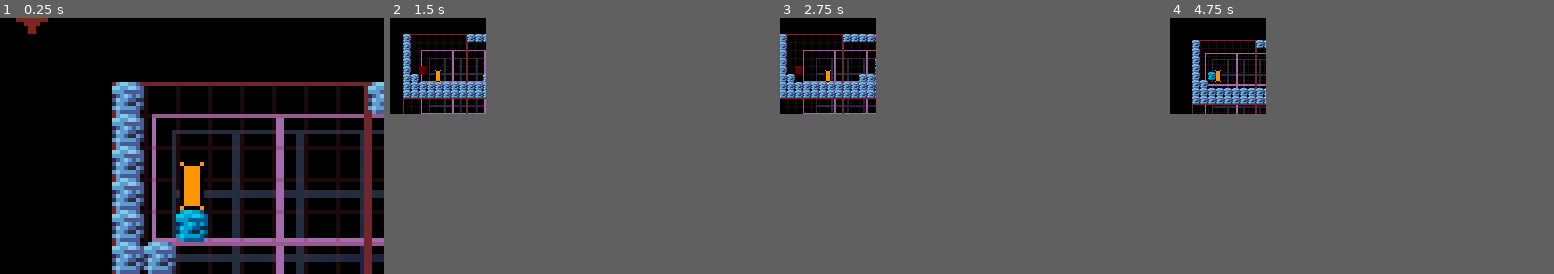
Above: before the commit, frames 1-4 (left to right).
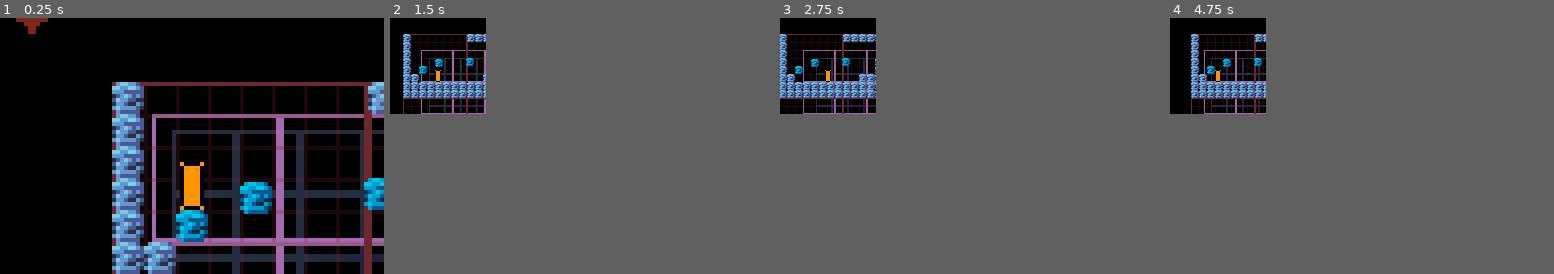
Above: after the commit, the same moments.

Repository: lynnpepin/demake86
Game: Godot game, scene res://StarterProject.tscn
Two runs of this game, one before a commit and one after it. Both use one fixed random seed, a clock stepped at 60 frames per second and the inputs below.
Inputs (mouse positions are in pixels of both pictures, inside the frame that each line leads up to):
- Up to frame 1 (0.25 s): no input
- Up to frame 2 (1.5 s): move the mouse to (666, 133) at 0.52 s; hold D (pad_right) 0.53-1.28 s; click (666, 133) at 0.6 s; move the mouse to (505, 158) at 1.27 s; hold S (pad_down) from 1.28 s (still down); right-click (505, 158) at 1.35 s
- Up to frame 3 (2.75 s): tap Enter at 2 s; move the mouse to (1010, 89) at 2.02 s; release S (pad_down) at 2.03 s; hold D (pad_right) from 2.03 s (still down); tap Middle mouse button (mb3) at 2.1 s
- Up to frame 4 (4.75 s): move the mouse to (1342, 197) at 2.77 s; release D (pad_right) at 2.78 s; hold W (pad_up) 2.78-3.53 s; tap Mouse wheel down (mw_down) at 2.85 s; click (1342, 197) at 2.92 s; tap Escape (pad_start) at 3.5 s; move the mouse to (1477, 184) at 3.52 s; hold A (pad_left) from 3.53 s (still down); tap Mouse wheel up (mw_up) at 3.6 s; move the mouse to (1246, 107) at 4.27 s; tap Space (pad_a) at 4.35 s

The runs differ from the first frame. In frame 1, 1.6% of the frame differs, in the area x 62-100%, y 62-77%; in frame 2, 0.2%; in frame 3, 0.2%; in frame 4, 4.2%, in the area x 5-25%, y 6-38%.

Commit message:
CrumbleFloor finished pog

Diff:
--- a/d86/CrumbleFloor.gd
+++ b/d86/CrumbleFloor.gd
@@ -9,7 +9,7 @@
 var respawn_timer = 0
 
 var crumbled = false
-var TIME_UNTIL_CRUMBLE = 0.25
+var TIME_UNTIL_CRUMBLE = 1.0 / 30.0
 var TIME_UNTIL_RESPAWN = 1.00
 
 
@@ -35,6 +35,7 @@
 			crumble_timer = TIME_UNTIL_CRUMBLE
 			respawn_timer = TIME_UNTIL_RESPAWN
 
+		# $Area2D is the area that detects the player on top
 		if len($Area2D.get_overlapping_bodies()) > 1:
 			crumble_timer -= delta
 		else:
@@ -42,7 +43,8 @@
 
 	else: # crumbled
 		if respawn_timer < 0:
-			if len($body_area.get_overlapping_bodies()) == 1:
+			# $body_area is the area that detects the player inside
+			if len($body_area.get_overlapping_bodies()) < 1:
 				crumbled = false
 				crumble_timer = TIME_UNTIL_CRUMBLE
 				respawn_timer = TIME_UNTIL_RESPAWN
--- a/d86/Player.gd
+++ b/d86/Player.gd
@@ -19,7 +19,7 @@
 # 'grounded' moves from 1.0 to 0.0 on jump
 # and from 1.0 to 0.0 gradually over time in the air
 var grounded = 1.0
-var GROUND_DECAY_RATE = 10  # i.e. set to 12, decay in 1/12th of a second
+var GROUND_DECAY_RATE = 8  # i.e. set to 12, decay in 1/12th of a second
 
 # Called when the node enters the scene tree for the first time.
 func _ready():
--- a/d86/StarterProject.tscn
+++ b/d86/StarterProject.tscn
@@ -89,7 +89,13 @@
 visible = false
 
 [node name="StaticBody2D3" parent="." instance=ExtResource( 10 )]
+position = Vector2( 31.8425, 25 )
+
+[node name="StaticBody2D13" parent="." instance=ExtResource( 10 )]
 position = Vector2( 15.8425, 32 )
+
+[node name="StaticBody2D12" parent="." instance=ExtResource( 10 )]
+position = Vector2( 62.8425, 24 )
 
 [node name="StaticBody2D4" parent="." instance=ExtResource( 10 )]
 position = Vector2( 143.843, 80 )
